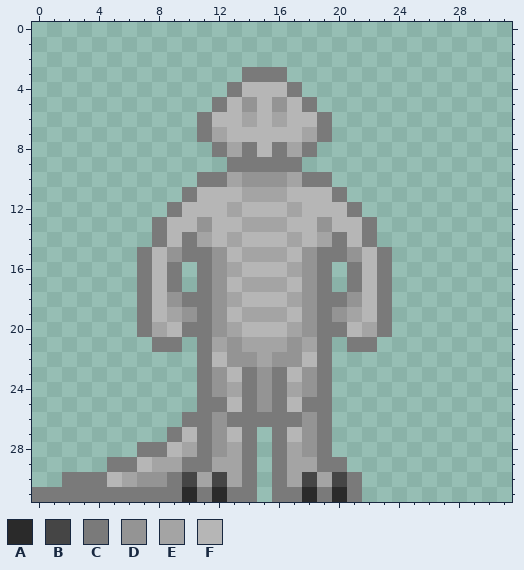
Two versions of one pixel-art sprite, Resources/Textures/_WL/Mobs/Species/Lizardroid/parts.rsi/full.png. This is how it looked before the edit.
The file is 32x32 pixels.
Palette (. is transparent): A #2a2a2a  B #454545  C #7a7a7a  D #949494  E #a4a4a4  F #b6b6b6
Pixels before, first column x 0:
 3 ..............CCC.......
 4 .............CFFFC......
 5 ............CFDFDFC.....
 6 ...........CFFEFEFFC....
 7 ...........CEFFFFFEC....
 8 ............CECFCEC.....
 9 .............CCCCC......
10 ...........CCEDDDECC....
11 ..........CFFFEEEFFFC...
12 .........CFFFEFFFEFFFC..
13 ........CFFDFFEEEFFDFFC.
14 ........CFCEFEFFFEFECFC.
15 .......CFDCCDFEEEFDCCDFC
16 .......CFC.CDEFFFEDC.CFC
17 .......CFC.CDFEEEFDC.CFC
18 .......CFDCCDEFFFEDCCDFC
19 .......CFEDCDFEEEFDCDEFC
20 .......CEFCCDEFFFEDCCFEC
21 ........CC.CEDEEEDEC.CC.
22 ...........CFDDEDDFC....
23 ...........CDFCDCFDC....
24 ...........CDECDCEDC....
25 ...........CCFCDCFCC....
26 ..........CCDCCCCCDC....
27 .........CFCDFC.CFDC....
28 .......CCFECDEC.CEDC....
29 .....CCFEECCEEC.CEECC...
30 ..CCCFEDDCBEBEC.CEBEBC..
31 CCCCCCCCCCACACC.CCACAC..
New version:
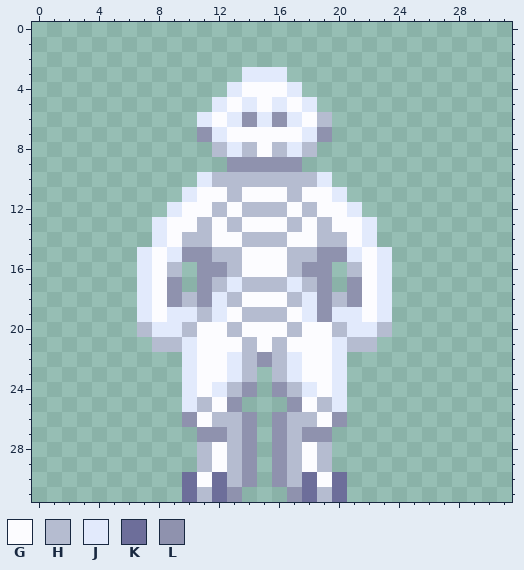
Colours new in this view: G #fcfcff  H #b5bcd0  J #e2eafc  K #6d6e9a  L #8f92ae
Difference:
Changed rows in their new state; - is an unchanged pixel.
first column x 0:
 3 --------------JJJ-------
 4 -------------JGGGJ------
 5 ------------JGJGJGJ-----
 6 -----------JGJLJLJGH----
 7 -----------LJGGGGGJL----
 8 ------------HJHGHJH-----
 9 -------------LLLLL------
10 -----------JHHHHHHHJ----
11 ----------JGGHGGGHGGJ---
12 ---------JGGHGHHHGHGGJ--
13 --------JGGHGHGGGHGHGGJ-
14 --------JGHHGGHHHGGHHGJ-
15 -------JGJLLHHGGGHHLLJGJ
16 -------JGH-LLHGGGHLL-HGJ
17 -------JGL-LHJHHHJHL-LGJ
18 -------JGLHLJHGGGHJLHLGJ
19 -------JGJJHJGHHHGJLJJGJ
20 -------HJJHGGHGGGHGGHJJH
21 --------HHJGGGHGHGGGJHH-
22 ----------JGGJHLHJGGJ---
23 ----------JGGJH.HJGGJ---
24 ----------JGJHL.LHJGJ---
25 ----------JHGL...LGHJ---
26 ----------LGHHL.LHHGL---
27 ---------..LLHL-LHLL----
28 -------....HGHL-LHGH----
29 -----......HGHL-LHGH.---
30 --........KGKHL-LHKGK.--
31 ..........KHKL.-.LKHK.--
